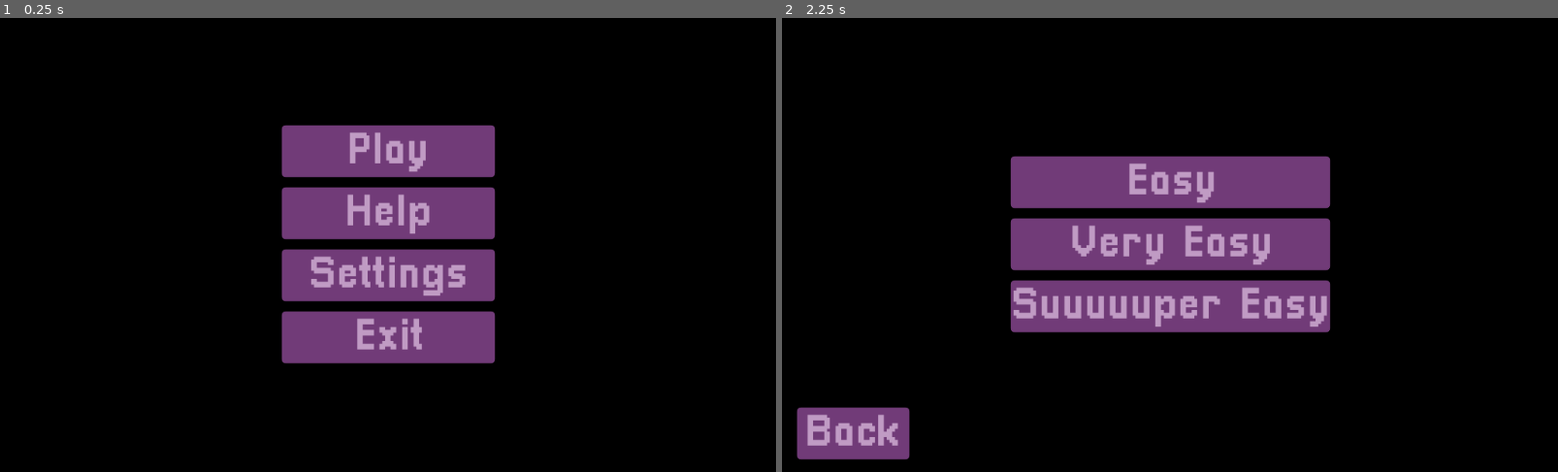
Above: before the commit, frames 1-2 (left to right).
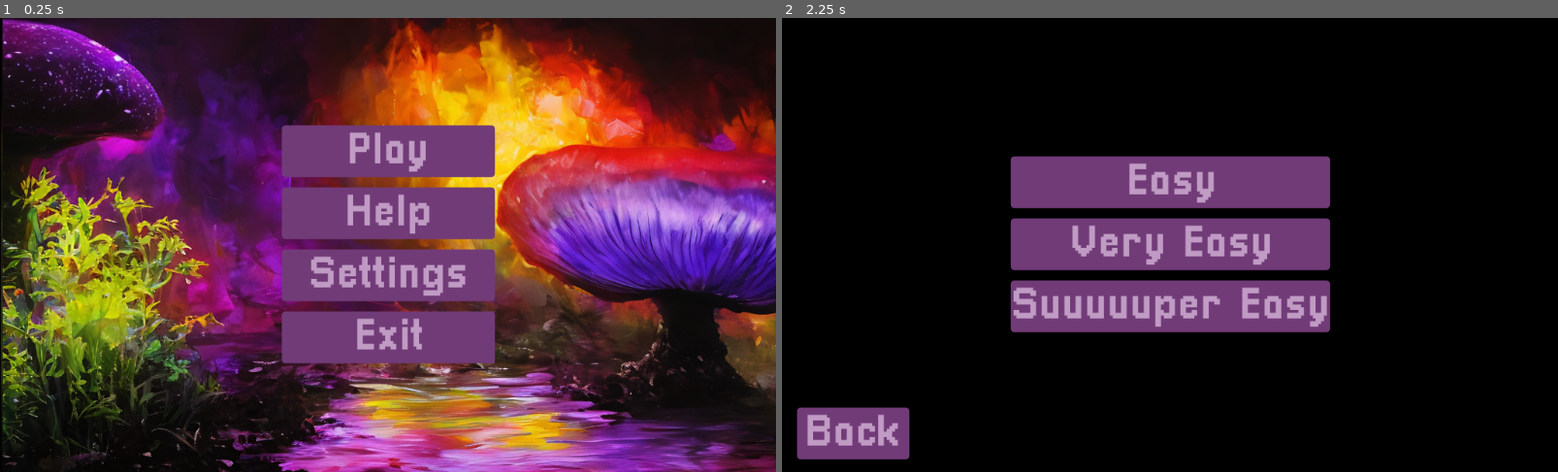
Above: after the commit, the same moments.

Repository: Ducklings-Studio/GGJ-2023
Game: Godot game, scene res://Scenes/Menu.tscn
Two runs of this game, one before a commit and one after it. Both use one fixed random seed, a clock stepped at 60 frames per second and the inputs below.
Inputs:
- Up to frame 1 (0.25 s): no input
- Up to frame 2 (2.25 s): click "Play" at 0.5 s; click "Back" at 1.25 s; click "Play" at 2 s

The runs differ from the first frame. In frame 1, 75% of the frame differs, in the area x 0-100%, y 0-100%; in frame 2, nothing differs.

Commit message:
Bg

Diff:
--- a/Scenes/Menu.tscn
+++ b/Scenes/Menu.tscn
@@ -1,10 +1,11 @@
-[gd_scene load_steps=6 format=2]
+[gd_scene load_steps=7 format=2]
 
 [ext_resource path="res://Assets/Style/Pixellari_style.tres" type="Theme" id=1]
 [ext_resource path="res://Assets/Style/button_styleboxflat.tres" type="StyleBox" id=2]
 [ext_resource path="res://Scripts/Menu.gd" type="Script" id=3]
 [ext_resource path="res://Scenes/Settings.tscn" type="PackedScene" id=4]
 [ext_resource path="res://Assets/Style/button_styleboxflat_hover.tres" type="StyleBox" id=5]
+[ext_resource path="res://Assets/MenuBg.png" type="Texture" id=6]
 
 [node name="Menu" type="Control"]
 anchor_right = 1.0
@@ -15,6 +16,11 @@
 anchor_right = 1.0
 anchor_bottom = 1.0
 color = Color( 0, 0, 0, 1 )
+
+[node name="MenuBg" type="Sprite" parent="."]
+position = Vector2( 516, 332.094 )
+scale = Vector2( 0.668078, 0.593072 )
+texture = ExtResource( 6 )
 
 [node name="MarginContainer" type="MarginContainer" parent="."]
 anchor_left = 0.5
Binary file added: Assets/MenuBg.png
Not shown, added: Assets/MenuBg.png.import
Not shown, added: Assets/MenuBg.psd
